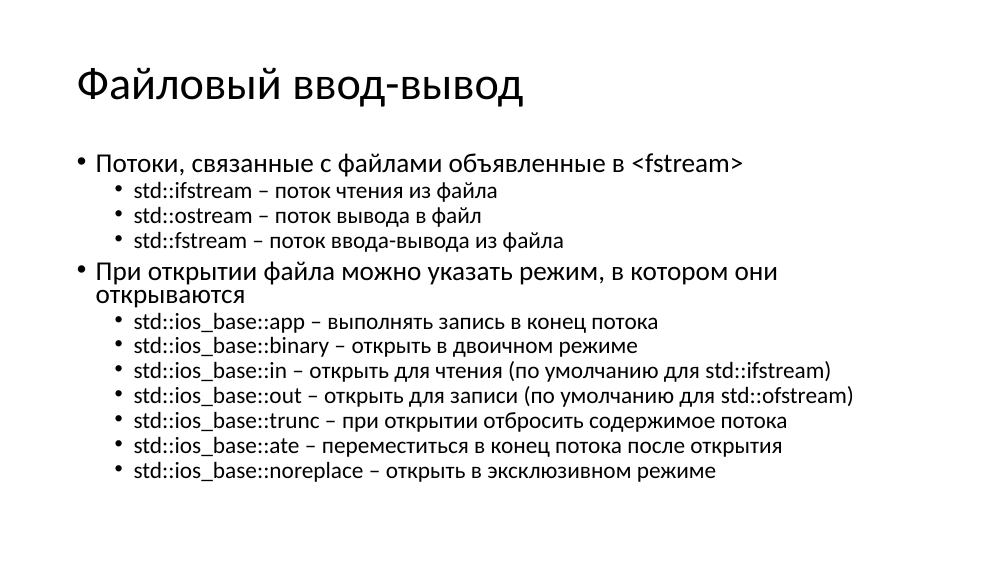
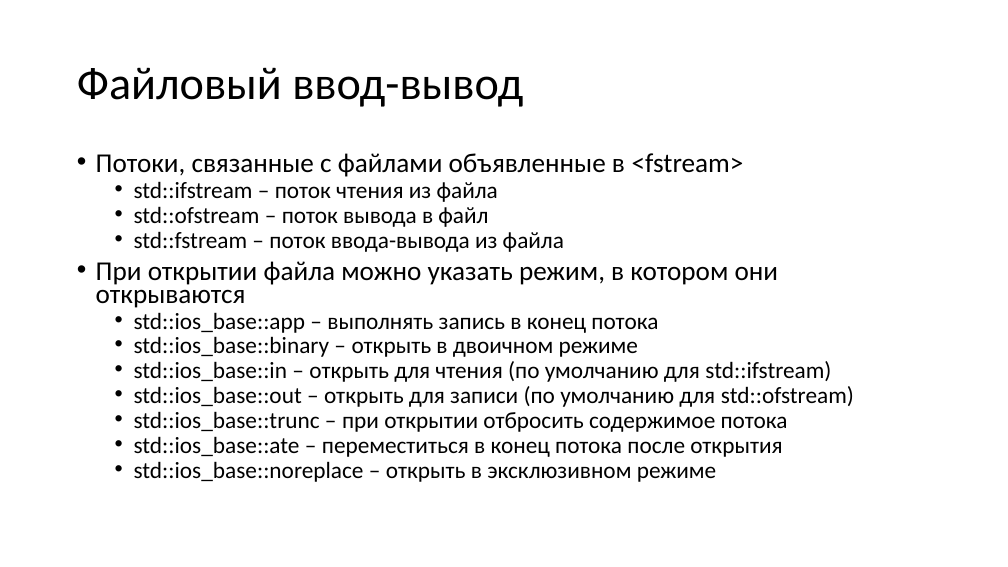
Before and after one commit to alexey-malov/oop, a slide deck: slide 62 of lectures/01/Стандартная библиотека.pptx (slide 60 before the commit). Drawn at 1008x567 pixels with LibreOffice and Linux fonts; fonts in the diff are those of the drawing. Boxes give left, top, right and bottom in pixels: in the first picture for what was removed or moved away, otherwise in the second. Text is boxed around its words. In the diff, an @@ line names an element or a change of style, - is before the commit and + after.

```diff
--- a/lectures/01/Стандартная библиотека.pptx
+++ b/lectures/01/Стандартная библиотека.pptx
@@ text at (x1=134, y1=206, x2=488, y2=227): text changed @@
-  • std::ostream – поток вывода в файл
+  • std::ofstream – поток вывода в файл
```
Also in this commit, not shown: 7 other slides changed, 2 slides added.
